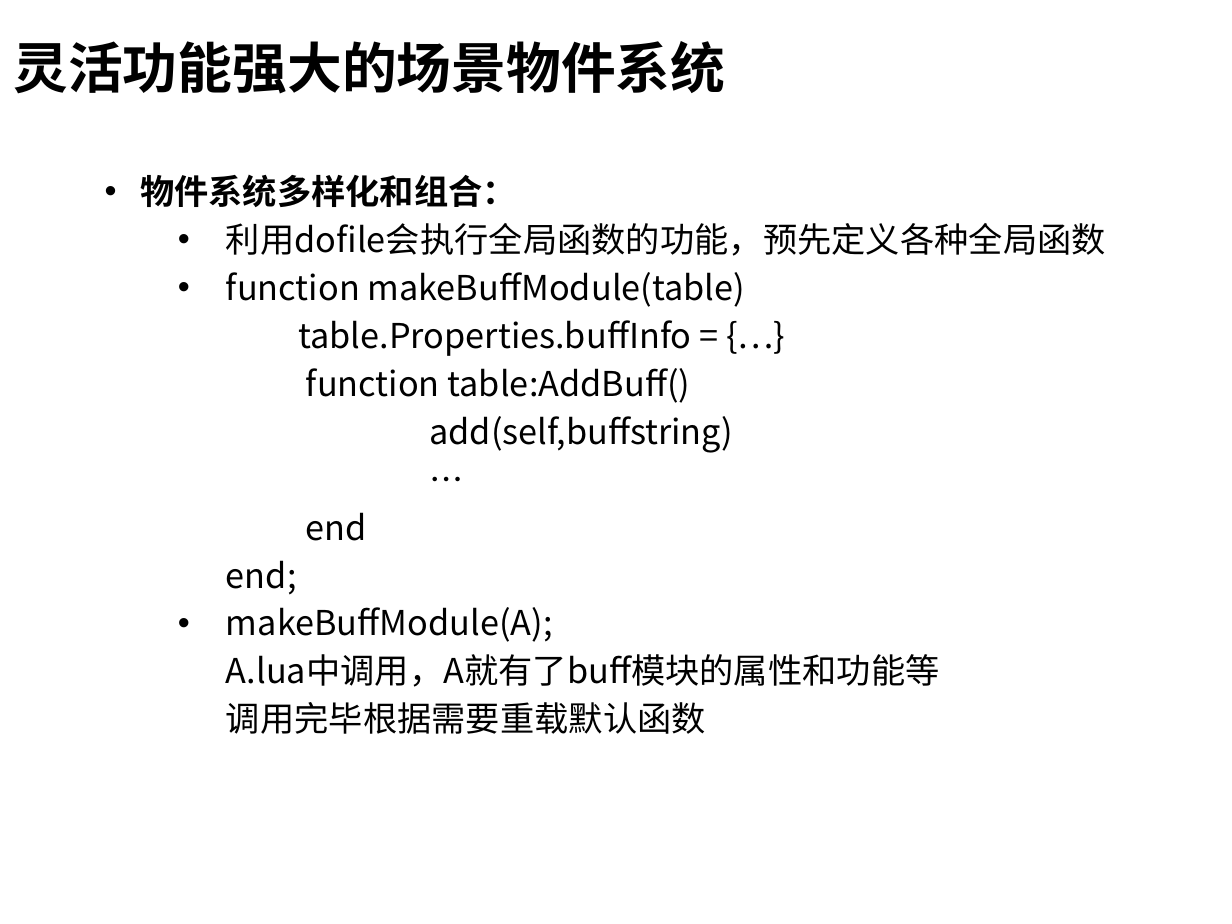
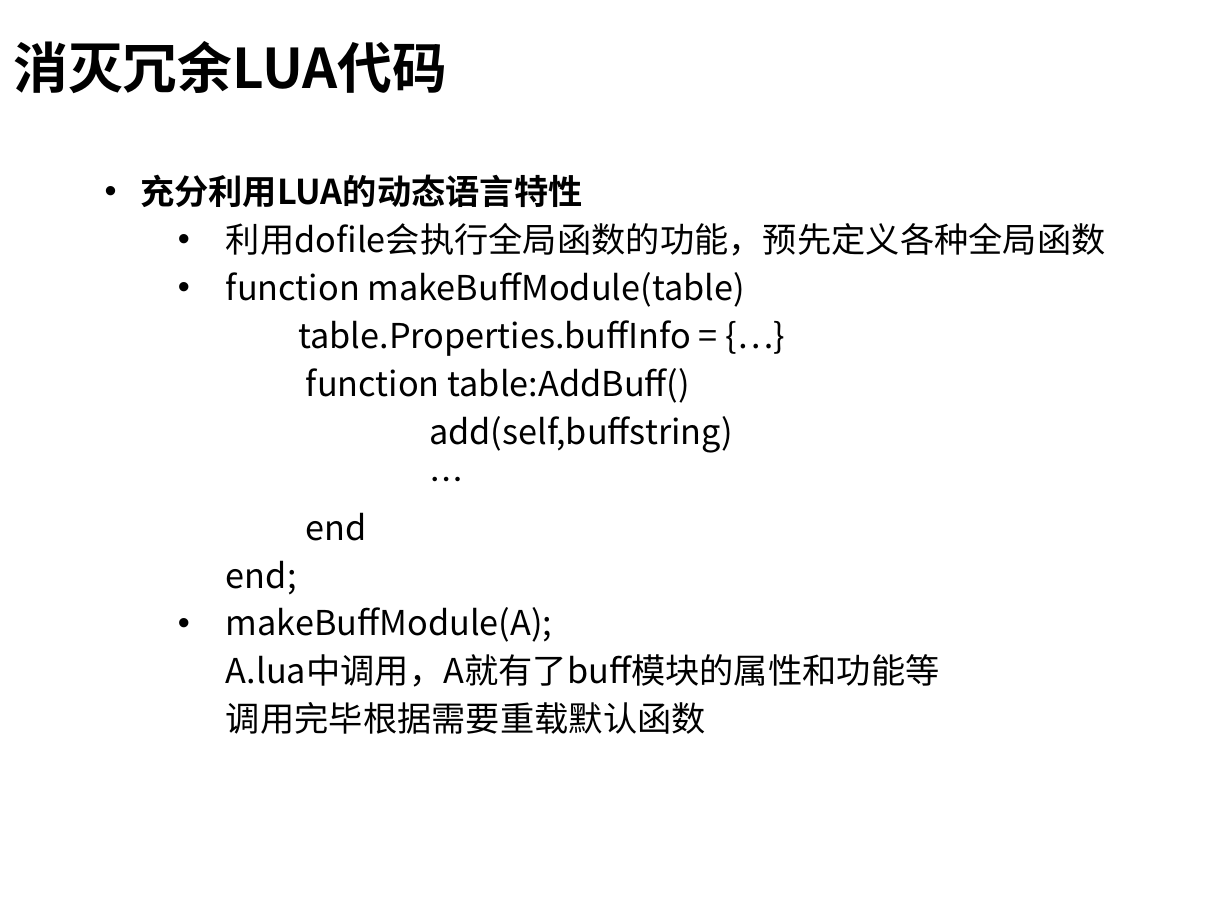
Before and after one commit to henryfung01/StreetFighter, a slide deck: slide 7 of Doc/whitebai.pptx (slide 12 before the commit). Drawn at 1232x924 pixels with LibreOffice and Linux fonts; fonts in the diff are those of the drawing; background and template pictures are left out. Boxes give left, top, right and bottom in pixels: in the first picture for what was removed or moved away, otherwise in the second. Text is boxed around its words. In the diff, an @@ line names an element or a change of style, - is before the commit and + after.

```diff
--- a/Doc/whitebai.pptx
+++ b/Doc/whitebai.pptx
@@ title at box(13, 41, 447, 93): text changed; font Times New Roman to Noto Sans CJK SC @@
-灵活功能强大的场景物件系统
+消灭冗余LUA代码
@@ text at box(140, 174, 583, 207): text changed; font Times New Roman to Noto Sans CJK SC @@
-• 物件系统多样化和组合：
+• 充分利用LUA的动态语言特性
```
Also in this commit, not shown: 10 other slides changed, 14 slides added, 7 slides removed, 7 other files.
